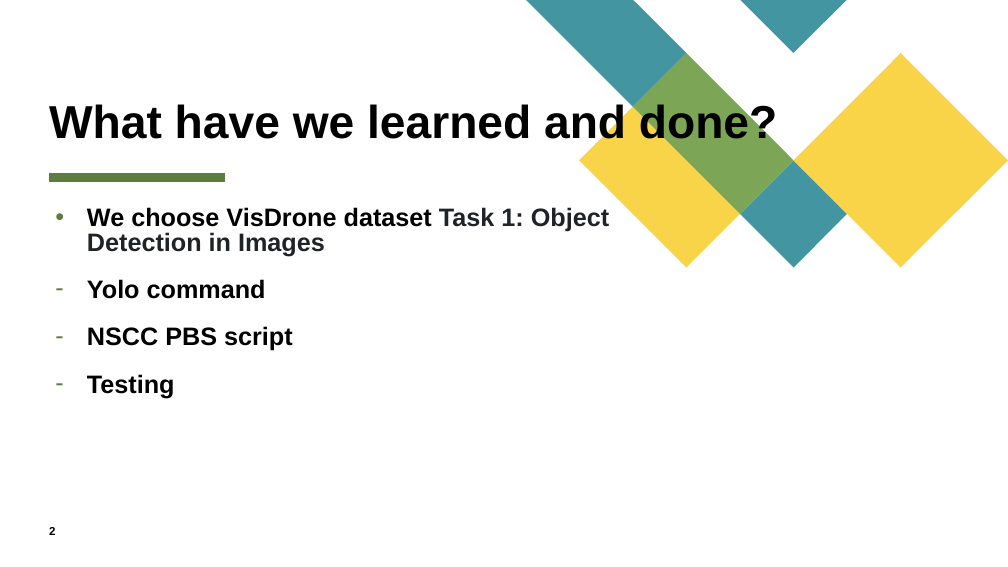
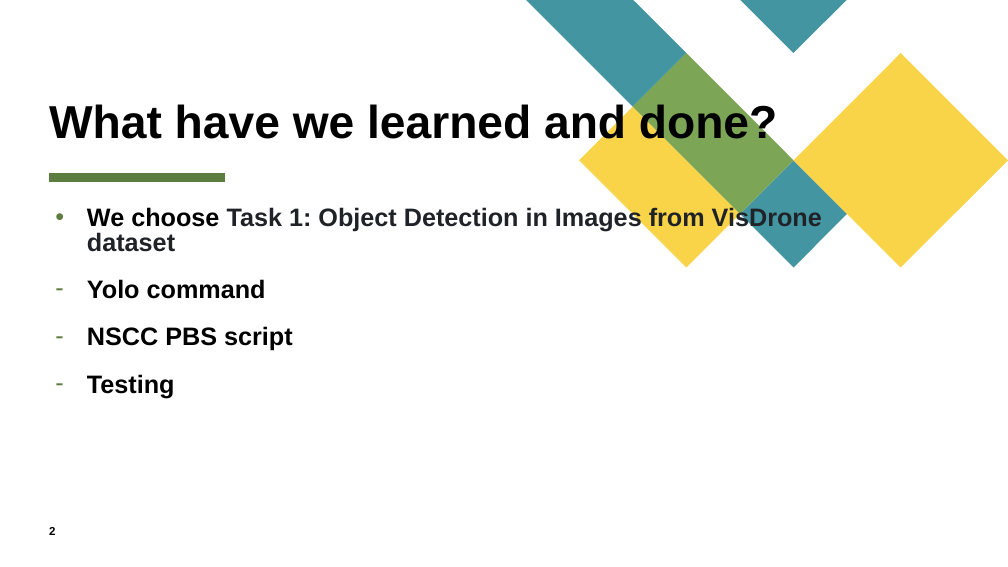
Before and after one commit to Kevin-Whoo/EE6008_48_UAV, a slide deck: slide 2 of EE6008_48_UAV_week4.pptx. Drawn at 1008x567 pixels with LibreOffice and Linux fonts; fonts in the diff are those of the drawing. Boxes give left, top, right and bottom in pixels: in the first picture for what was removed or moved away, otherwise in the second. Text is boxed around its words. In the diff, an @@ line names an element or a change of style, - is before the commit and + after.

```diff
--- a/EE6008_48_UAV_week4.pptx
+++ b/EE6008_48_UAV_week4.pptx
@@ text at (87,206,822,252): text changed @@
-• We choose VisDrone dataset Task 1: Object Detection in Images
+• We choose Task 1: Object Detection in Images from VisDrone dataset
```
Also in this commit, not shown: 3 other slides changed, 1 other file.
